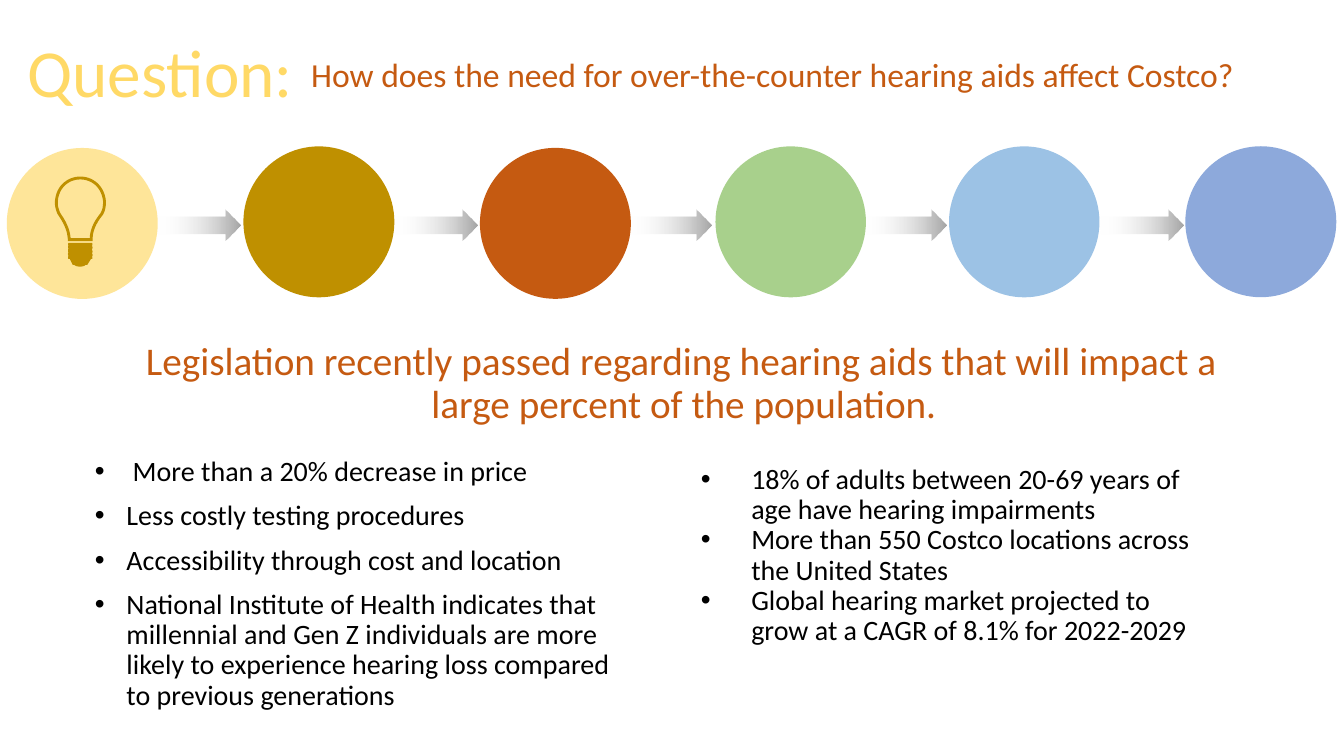
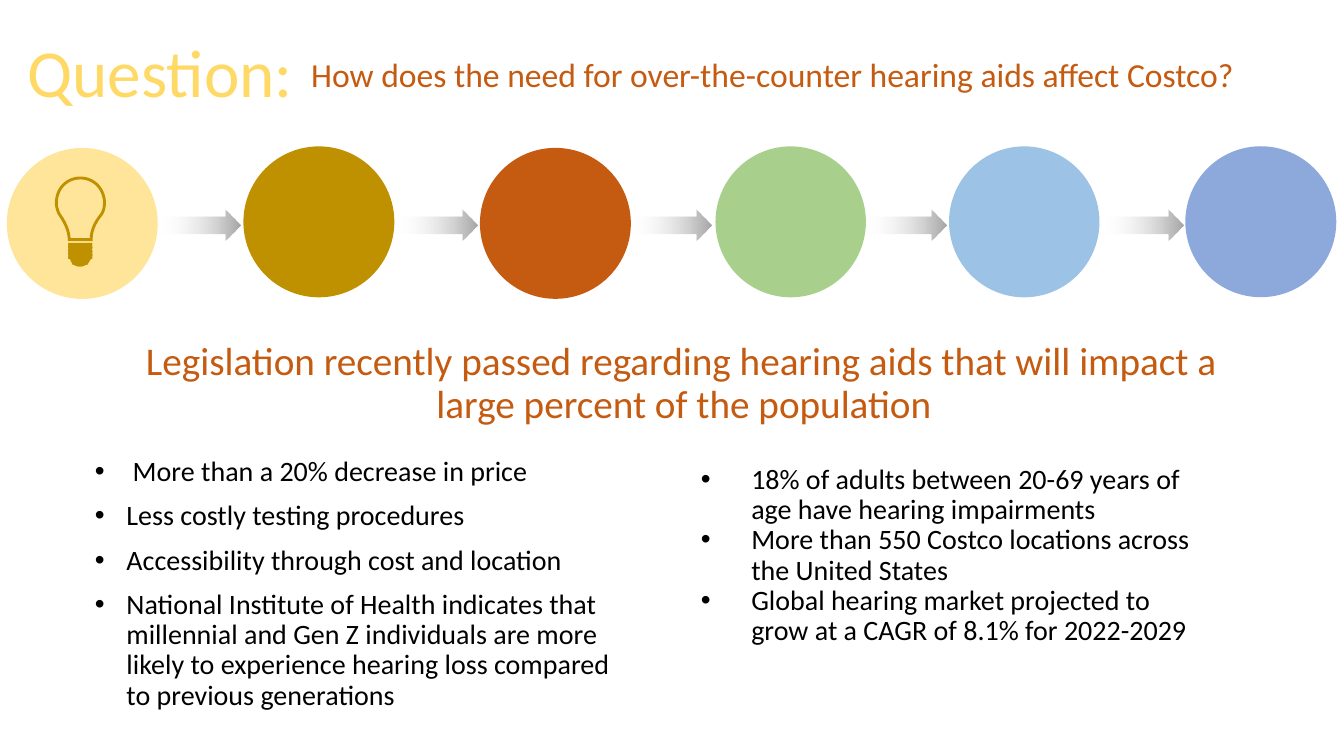
Before and after one commit to JaxWil24/Hearing_Aid_Accessibility, a slide deck: slide 3 of Presentation/FP_Powerpoint.pptx. Drawn at 1344x756 pixels with LibreOffice and Linux fonts; fonts in the diff are those of the drawing. Boxes give left, top, right and bottom in pixels: in the first picture for what was removed or moved away, otherwise in the second. Text is boxed around its words. In the diff, an @@ line names an element or a change of style, - is before the commit and + after.

```diff
--- a/Presentation/FP_Powerpoint.pptx
+++ b/Presentation/FP_Powerpoint.pptx
@@ text at [146,347,1216,425]: text changed @@
-Legislation recently passed regarding hearing aids that will impact a large percent of the population.
+Legislation recently passed regarding hearing aids that will impact a large percent of the population
```
Also in this commit, not shown: 3 other slides changed.
